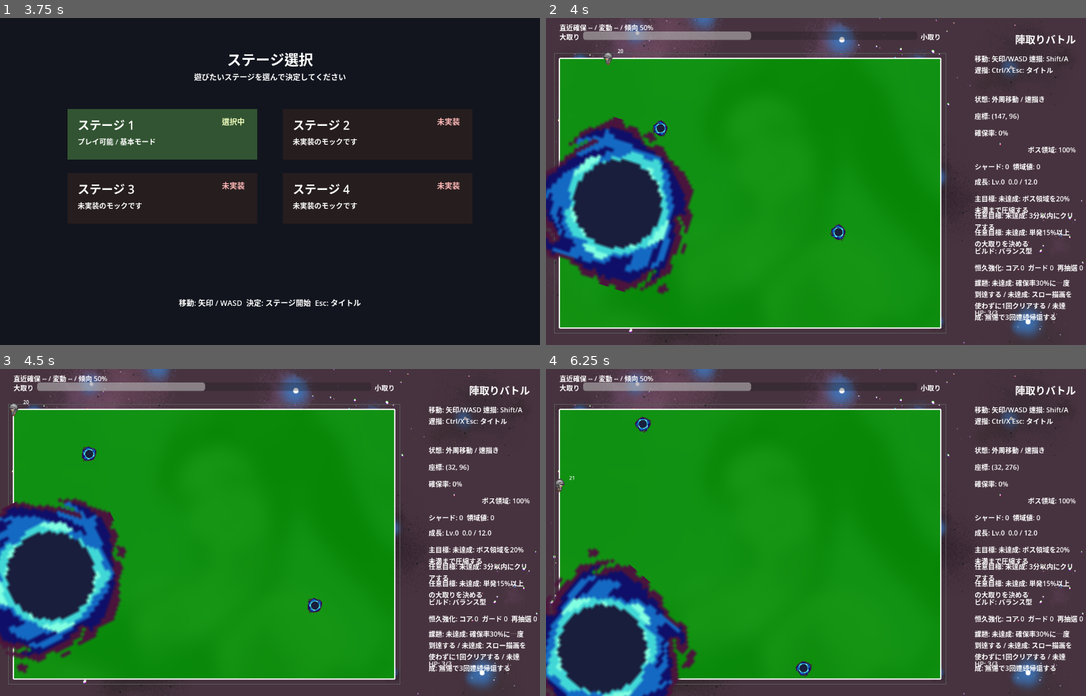
Above: before the commit, frames 1-4 (two rows, left to right).
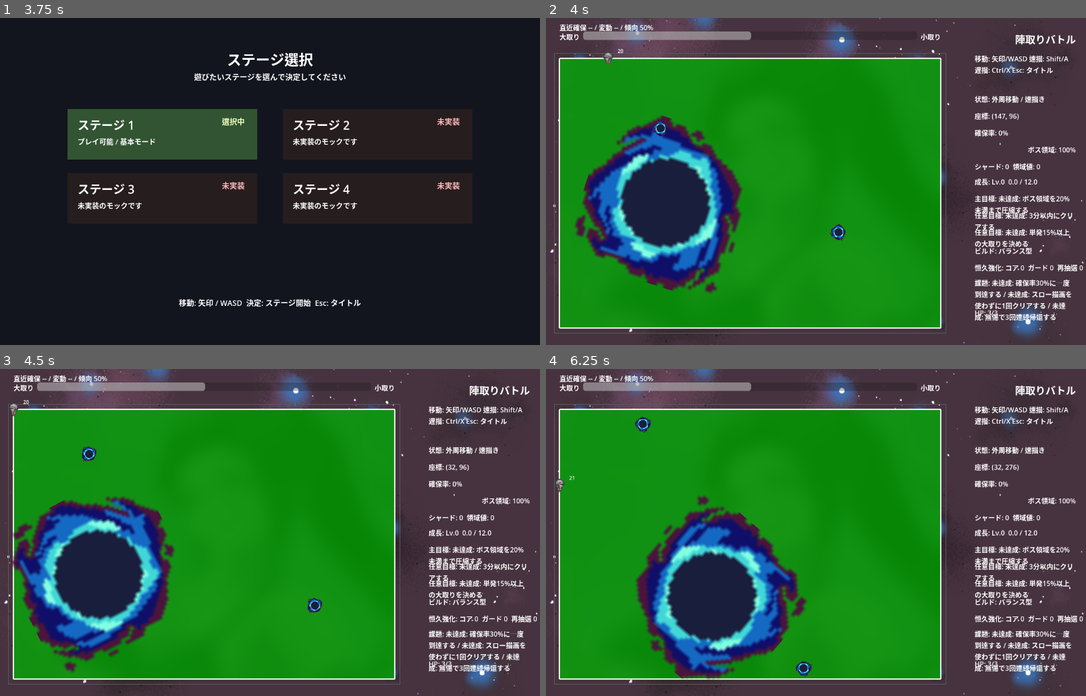
Above: after the commit, the same moments.

Repository: goenc/qix-project
Game: Godot game, scene res://scenes/title_main.tscn
Two runs of this game, one before a commit and one after it. Both use one fixed random seed, a clock stepped at 60 frames per second and the inputs below.
Inputs (mouse positions are in pixels of both pictures, inside the frame that each line leads up to):
- Up to frame 1 (3.75 s): tap Enter (qix_start) at 0.5, 1.25, 1.35, 2, 2.75, 3.5 s; move the mouse to (388, 165) at 0.52 s; hold Right (move_right) 0.53-1.28 s; tap Shift (qix_draw) at 0.6 s; click (388, 165) at 0.67 s; tap Space at 0.77, 1.52, 3.02 s; move the mouse to (162, 197) at 1.27 s; hold Down (move_down) 1.28-2.03 s; move the mouse to (324, 109) at 2.02 s; hold Right (move_right) 2.03-2.78 s; tap Ctrl at 2.1 s; move the mouse to (243, 246) at 2.77 s; hold Up (move_up) 2.78-3.53 s; tap 1 at 2.85 s; click (243, 246) at 2.92 s; move the mouse to (432, 230) at 3.52 s; hold Left (move_left) from 3.53 s (still down); tap 2 at 3.6 s
- Up to frame 2 (4 s): keep holding Left (move_left); tap Space at 3.77 s
- Up to frame 3 (4.5 s): keep holding Left (move_left); move the mouse to (108, 483) at 4.27 s; tap 3 at 4.35 s
- Up to frame 4 (6.25 s): tap Space at 4.52, 6.02 s; move the mouse to (843, 532) at 5.02 s; release Left (move_left) at 5.03 s; hold Down (move_down) 5.03-5.78 s; tap R at 5.1 s; click (843, 532) at 5.17 s; move the mouse to (735, 450) at 5.77 s; hold Right (move_right) from 5.78 s (still down); tap Shift (qix_draw) at 5.85 s

Frame 1 is identical in both runs. In frame 2, 14% of the frame differs, in the area x 0-37%, y 29-85%; in frame 3, 13%; in frame 4, 19%, in the area x 0-49%, y 38-100%.

Commit message:
ボスの当たり判定を見た目に合わせて拡大
・BBOS の CollisionShape2D を表示スケールに追従させるよう変更
・collision_radius と min_collision_radius も視覚倍率に合わせて更新
・godot と godot_console で通常起動と base_main 直接起動の確認を実施

Diff:
--- a/scripts/enemy/bbos.gd
+++ b/scripts/enemy/bbos.gd
@@ -35,6 +35,9 @@
 var direction_change_timer := 0.0
 var base_scale := Vector2.ONE
 var body_base_scale := Vector2.ONE
+var pick_collision_base_scale := Vector2.ONE
+var base_collision_radius := 0.0
+var base_min_collision_radius := 0.0
 var initial_collision_radius := 0.0
 var last_reported_position := Vector2(INF, INF)
 var corner_stuck_score := 0.0
@@ -51,6 +54,10 @@
 	base_scale = scale
 	if is_instance_valid(body):
 		body_base_scale = body.scale
+	if is_instance_valid(pick_area):
+		pick_collision_base_scale = pick_area.scale
+	base_collision_radius = collision_radius
+	base_min_collision_radius = min_collision_radius
 	initial_collision_radius = _get_effective_collision_radius()
 	logical_capture_radius = initial_collision_radius
 	initial_visual_diameter = _resolve_initial_visual_diameter()
@@ -165,7 +172,8 @@
 
 
 func set_collision_radius(radius: float) -> void:
-	collision_radius = maxf(radius, maxf(min_collision_radius, 0.0))
+	base_collision_radius = maxf(radius, maxf(base_min_collision_radius, 0.0))
+	collision_radius = base_collision_radius
 	_rebuild_active_inner_loop()
 	_reset_corner_stuck_state()
 
@@ -227,6 +235,12 @@
 	scale = base_scale
 	if is_instance_valid(body):
 		body.scale = body_base_scale * visual_scale
+	if is_instance_valid(pick_area):
+		pick_area.scale = pick_collision_base_scale * visual_scale
+	collision_radius = maxf(base_collision_radius * visual_scale, base_min_collision_radius * visual_scale)
+	min_collision_radius = base_min_collision_radius * visual_scale
+	logical_capture_radius = collision_radius
+	_rebuild_active_inner_loop()
 
 
 func _resolve_initial_visual_diameter() -> float:
Not shown, changed: runtime/commit_message.md
